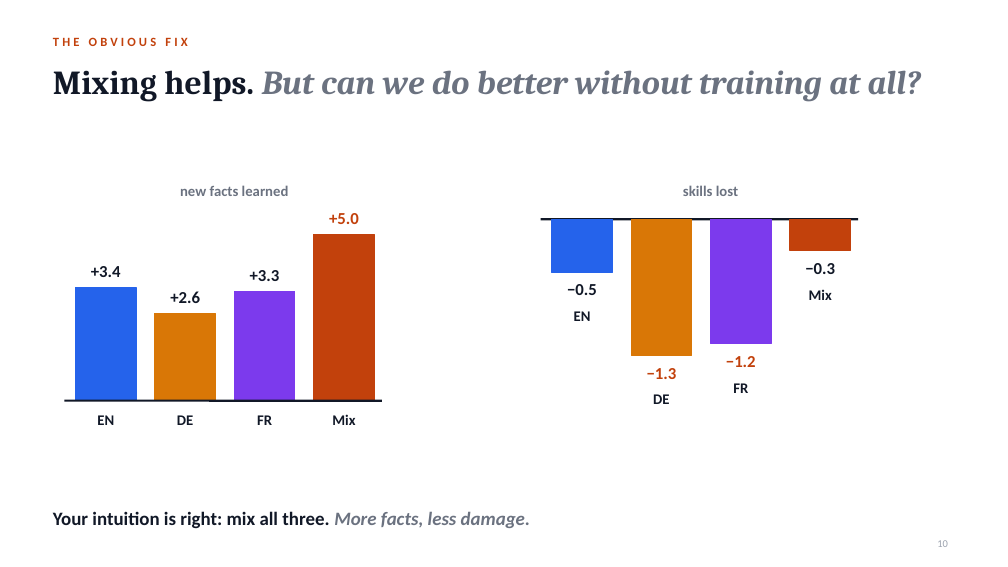
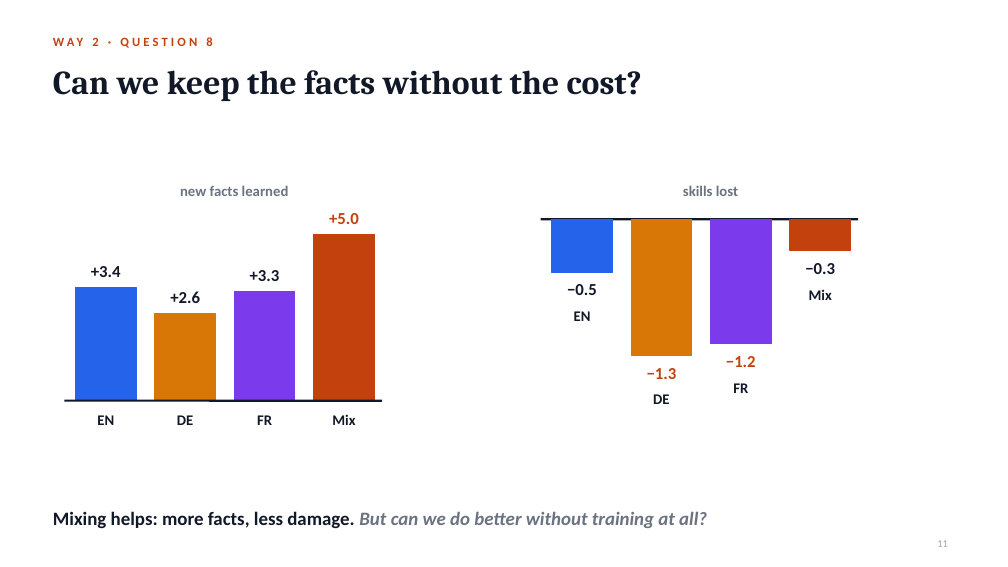
Before and after one commit to notagit3650/Claude_expo_repo_36501, a slide deck: slide 11 of slides/Retrain_or_teach.pptx (slide 10 before the commit). Drawn at 1008x567 pixels with LibreOffice and Linux fonts; fonts in the diff are those of the drawing. Boxes give left, top, right and bottom in pixels: in the first picture for what was removed or moved away, otherwise in the second. Text is boxed around its words. In the diff, an @@ line names an element or a change of style, - is before the commit and + after.

```diff
--- a/slides/Retrain_or_teach.pptx
+++ b/slides/Retrain_or_teach.pptx
@@ text at box(53, 37, 212, 46): text changed @@
-THE OBVIOUS FIX
+WAY 2 · QUESTION 8
@@ title at box(53, 70, 642, 101): text changed; text colour #6B7280 to #111827; italic off @@
-Mixing helps. But can we do better without training at all?
+Can we keep the facts without the cost?
@@ text at box(53, 511, 707, 529): text changed; text colour #111827 to #6B7280; italic on @@
-Your intuition is right: mix all three. More facts, less damage.
+Mixing helps: more facts, less damage. But can we do better without training at all?
@@ page number at box(937, 540, 948, 547): text changed @@
-10
+11
```
Also in this commit, not shown: 12 other slides changed, 2 slides added, 1 slide removed, 2 other files.
